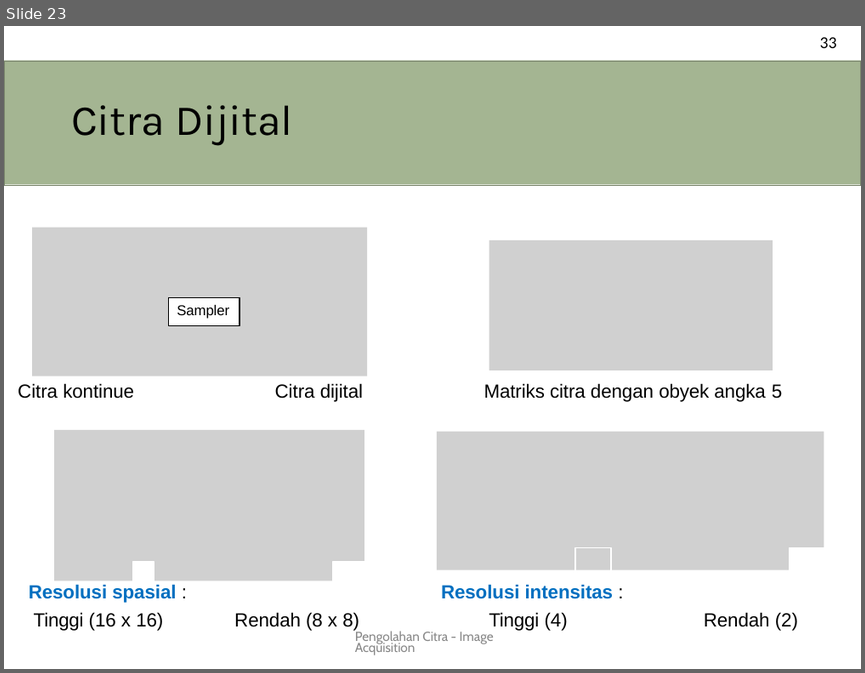
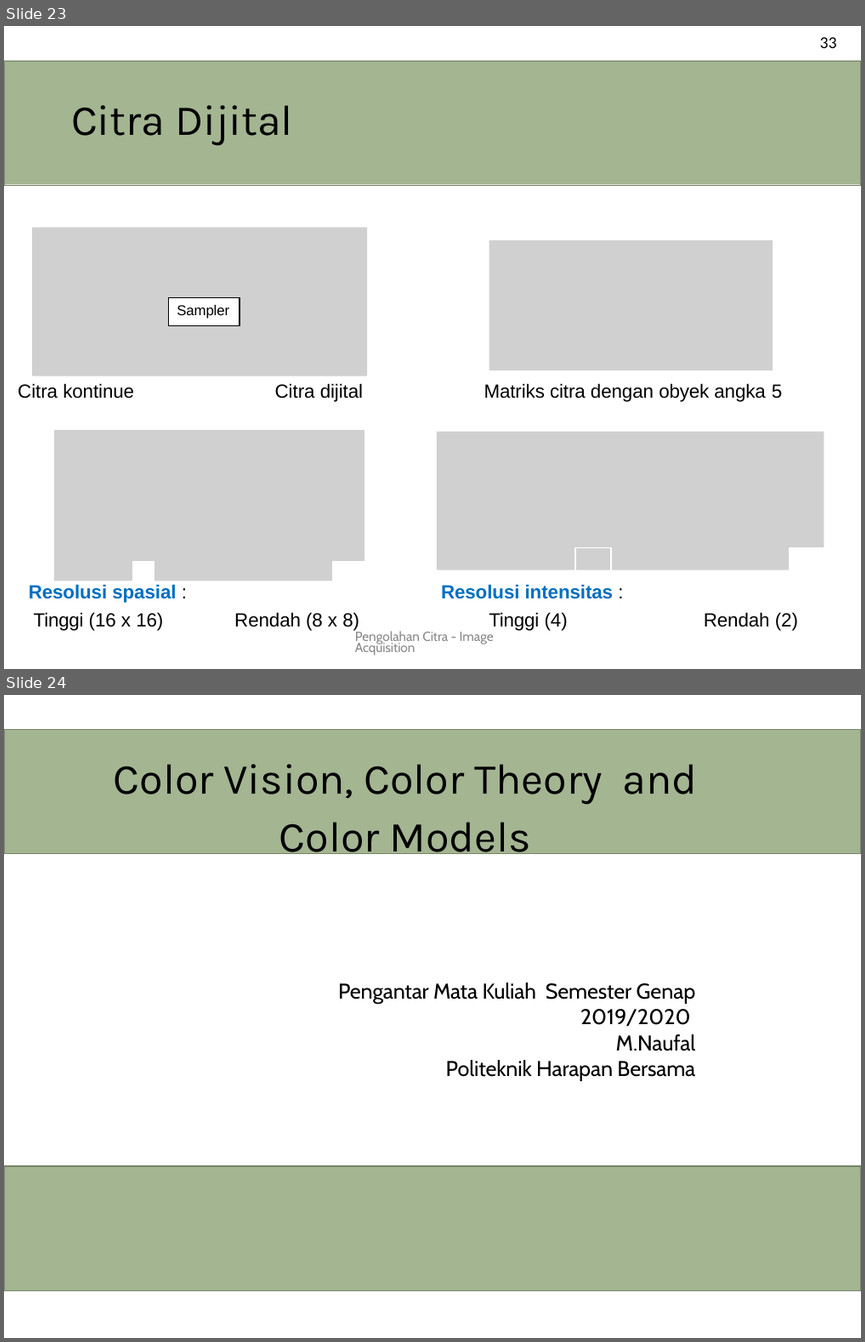
Before and after one commit to novalassalam/comvis, a slide deck: pencit.pptx. Shown one above the other, each under a label of ours: slide 23 before the commit, slides 23 and 24 after it. The pictures are 865x673 and 865x1342 pixels, drawn with LibreOffice and Linux fonts; fonts in the diff are those of the drawing; grey boxes stand for pictures. Boxes give left, top, right and bottom in pixels: in the first picture for what was removed or moved away, otherwise in the second. Text is boxed around its words. In the diff, an @@ line names an element or a change of style, - is before the commit and + after.

```diff
--- a/pencit.pptx
+++ b/pencit.pptx
@@ slide 24 added at (x1=4, y1=695, x2=861, y2=1338), background #FFFFFF @@
@@ freeform shape added at (x1=4, y1=729, x2=861, y2=853), fill #A4B592 @@
@@ freeform shape added at (x1=4, y1=729, x2=861, y2=853), outline #78846A 0.96 pt @@
@@ title added at (x1=114, y1=764, x2=697, y2=862), 36 pt, text #000000 @@
+Color Vision, Color Theory and Color Models
@@ text added at (x1=338, y1=982, x2=696, y2=1081), 18 pt, text #000000 @@
+Pengantar Mata Kuliah Semester Genap 2019/2020
+M.Naufal
+Politeknik Harapan Bersama
@@ freeform shape added at (x1=4, y1=1166, x2=861, y2=1292), fill #A4B592 @@
@@ freeform shape added at (x1=4, y1=1166, x2=861, y2=1292), outline #78846A 0.96 pt @@
```
Also in this commit, not shown: 29 other slides added.
